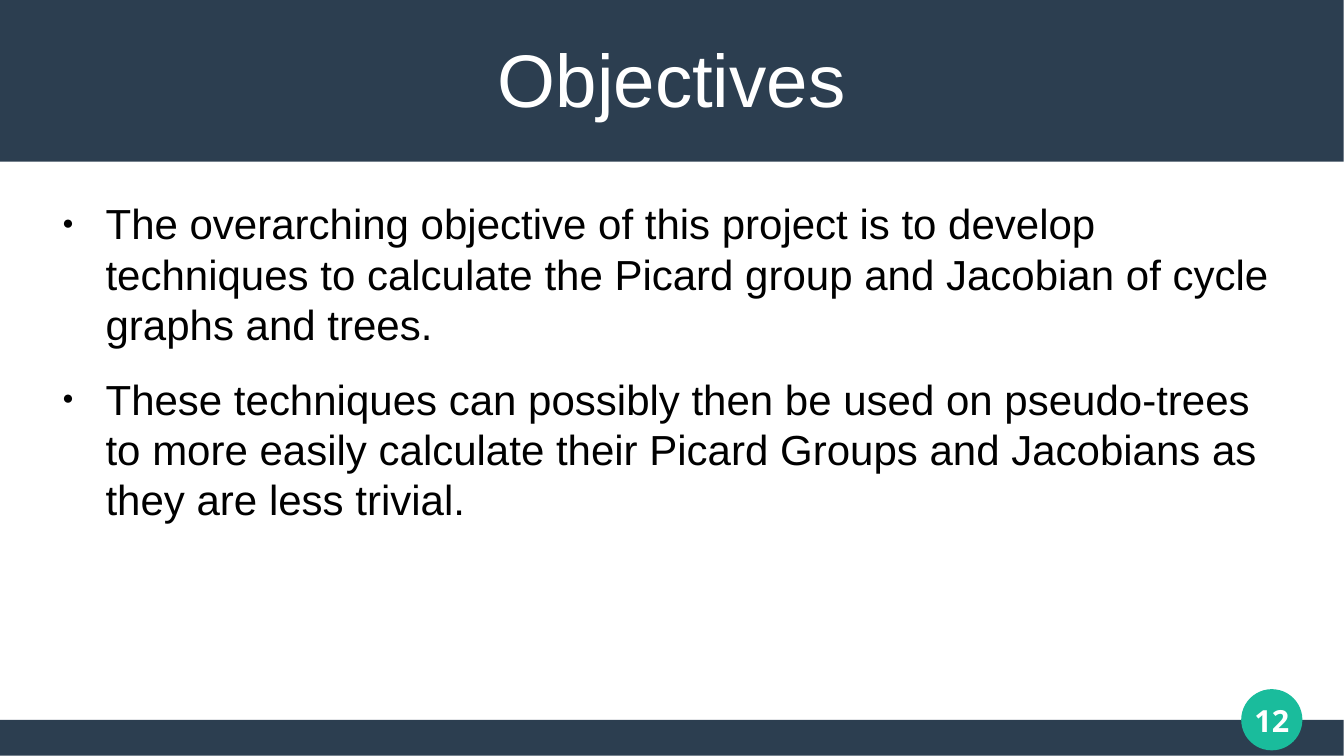
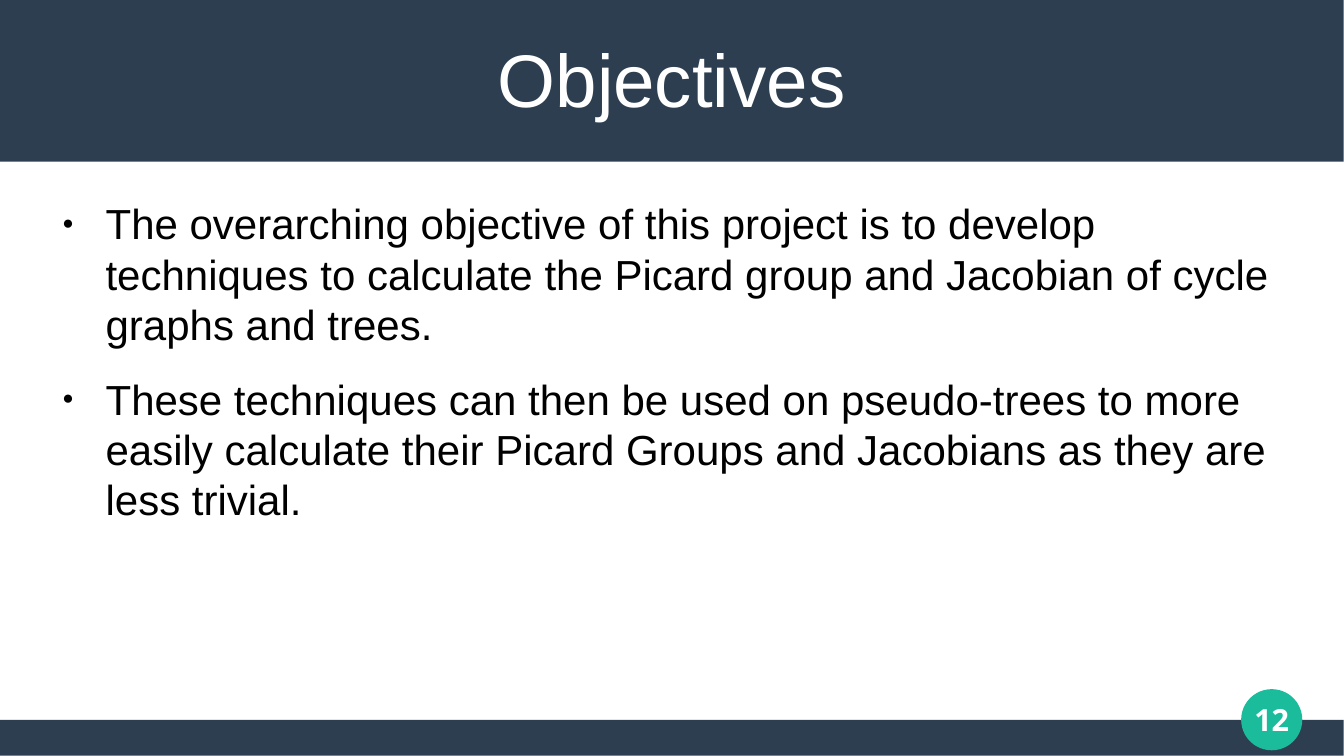
Before and after one commit to matthew-pisano/ChipFiring, a slide deck: slide 12 of Docs/SUREPresentation.pptx. Drawn at 1344x756 pixels with LibreOffice and Linux fonts; fonts in the diff are those of the drawing. Boxes give left, top, right and bottom in pixels: in the first picture for what was removed or moved away, otherwise in the second. Text is boxed around its words. In the diff, an @@ line names an element or a change of style, - is before the commit and + after.

```diff
--- a/Docs/SUREPresentation.pptx
+++ b/Docs/SUREPresentation.pptx
@@ text at [106, 384, 1266, 516]: text changed @@
-● These techniques can possibly then be used on pseudo-trees to more easily calculate their Picard Groups and Jacobians as they are less trivial.
+● These techniques can then be used on pseudo-trees to more easily calculate their Picard Groups and Jacobians as they are less trivial.
```
Also in this commit, not shown: 6 other slides changed, 7 other files.
